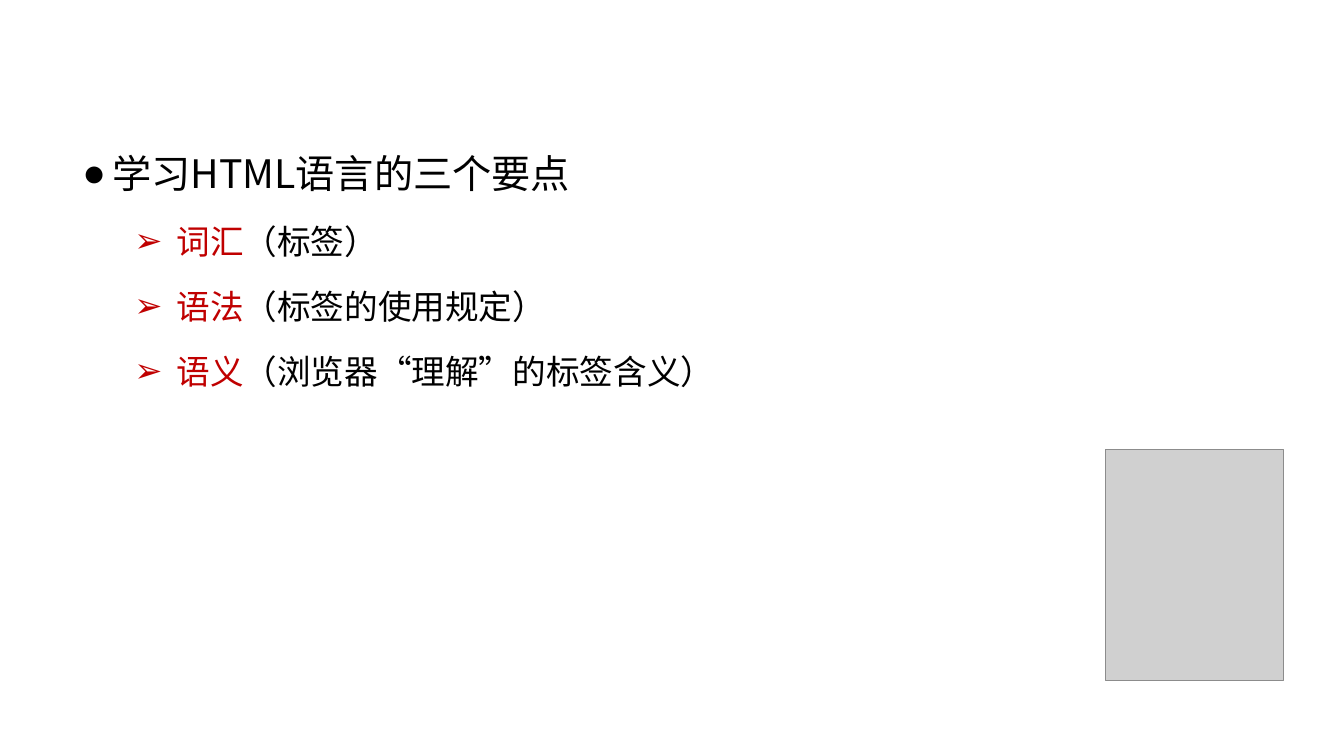
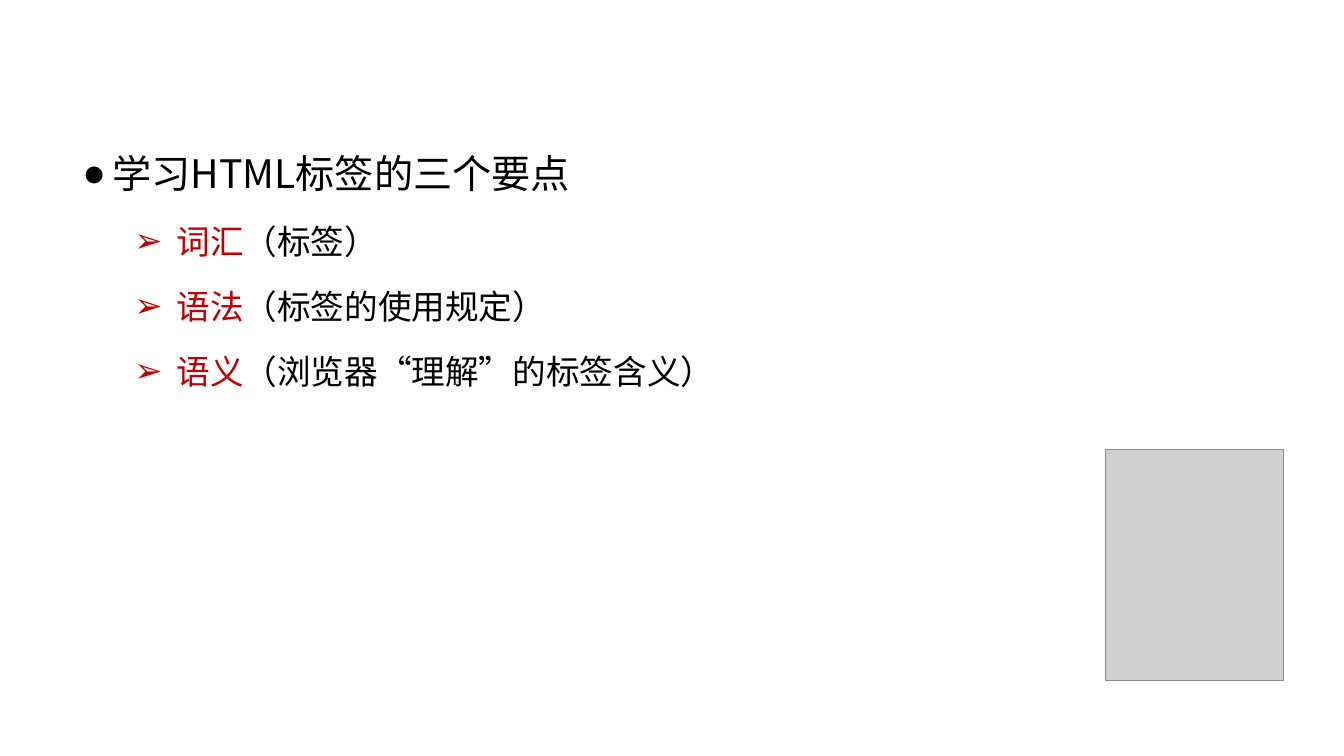
Before and after one commit to liujinmenghaoren/course-web1, a slide deck: slide 10 of materials/slides/ch02-htmlBasic1.pptx (slide 9 before the commit). Drawn at 1344x756 pixels with LibreOffice and Linux fonts; fonts in the diff are those of the drawing; grey boxes stand for pictures; background and template pictures are left out. Boxes give left, top, right and bottom in pixels: in the first picture for what was removed or moved away, otherwise in the second. Text is boxed around its words. In the diff, an @@ line names an element or a change of style, - is before the commit and + after.

```diff
--- a/materials/slides/ch02-htmlBasic1.pptx
+++ b/materials/slides/ch02-htmlBasic1.pptx
@@ text at [112, 155, 569, 191]: text changed @@
-● 学习HTML语言的三个要点
+● 学习HTML标签的三个要点
```
Also in this commit, not shown: 15 other slides changed, 3 other files.
